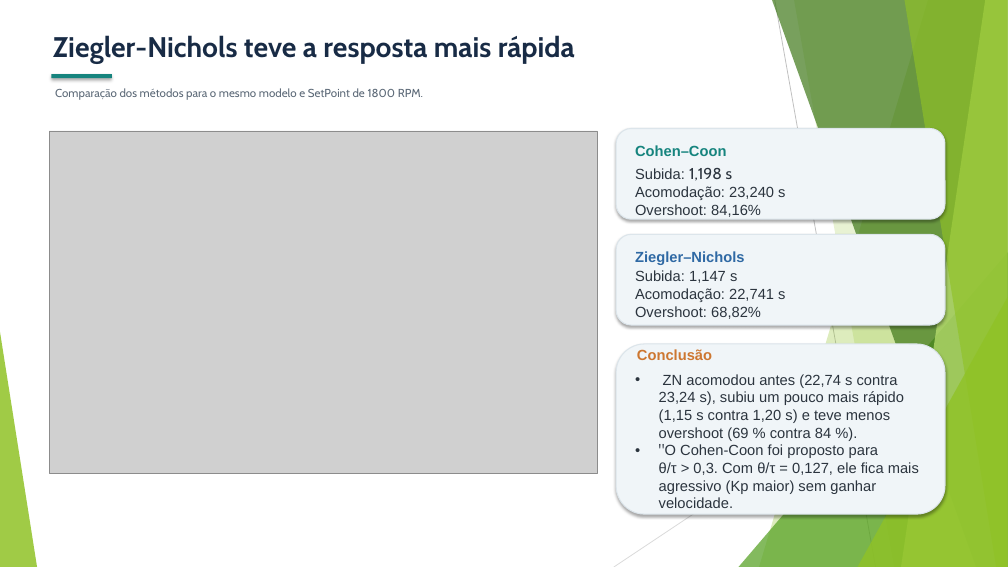
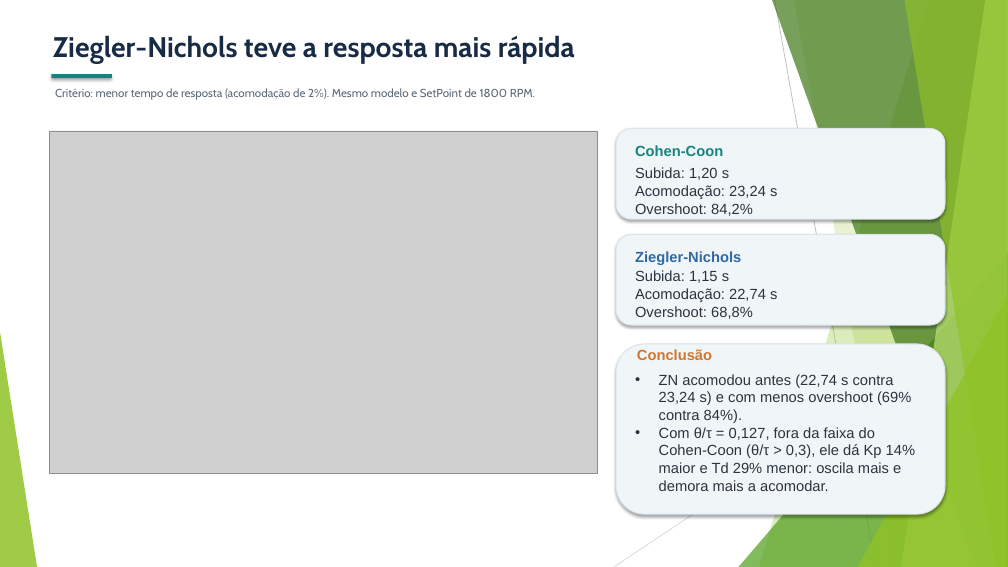
Before and after one commit to MariaRitaRR/projeto-de-embarcados-c13, a slide deck: slide 11 of Slides_Projeto_C13_1.pptx. Drawn at 1008x567 pixels with LibreOffice and Linux fonts; fonts in the diff are those of the drawing; grey boxes stand for pictures. Boxes give left, top, right and bottom in pixels: in the first picture for what was removed or moved away, otherwise in the second. Text is boxed around its words. In the diff, an @@ line names an element or a change of style, - is before the commit and + after.

```diff
--- a/Slides_Projeto_C13_1.pptx
+++ b/Slides_Projeto_C13_1.pptx
@@ text at bbox=[55, 88, 535, 100]: text changed @@
-Comparação dos métodos para o mesmo modelo e SetPoint de 1800 RPM.
+Critério: menor tempo de resposta (acomodação de 2%). Mesmo modelo e SetPoint de 1800 RPM.
@@ text at bbox=[635, 145, 723, 156]: text changed @@
-Cohen–Coon
+Cohen-Coon
@@ text at bbox=[635, 167, 777, 216]: text changed @@
-Subida: 1,198 s
-Acomodação: 23,240 s
-Overshoot: 84,16%
+Subida: 1,20 s
+Acomodação: 23,24 s
+Overshoot: 84,2%
@@ text at bbox=[635, 251, 741, 265]: text changed @@
-Ziegler–Nichols
+Ziegler-Nichols
@@ text at bbox=[635, 270, 777, 319]: text changed @@
-Subida: 1,147 s
-Acomodação: 22,741 s
-Overshoot: 68,82%
+Subida: 1,15 s
+Acomodação: 22,74 s
+Overshoot: 68,8%
@@ text at bbox=[659, 374, 915, 491]: text changed @@
-• ZN acomodou antes (22,74 s contra 23,24 s), subiu um pouco mais rápido (1,15 s contra 1,20 s) e teve menos overshoot (69 % contra 84 %).
-• "O Cohen-Coon foi proposto para θ/τ > 0,3. Com θ/τ = 0,127, ele fica mais agressivo (Kp maior) sem ganhar velocidade.
+• ZN acomodou antes (22,74 s contra 23,24 s) e com menos overshoot (69% contra 84%).
+• Com θ/τ = 0,127, fora da faixa do Cohen-Coon (θ/τ > 0,3), ele dá Kp 14% maior e Td 29% menor: oscila mais e demora mais a acomodar.
```
Also in this commit, not shown: 6 other slides changed, 1 slide added, 1 slide removed.
